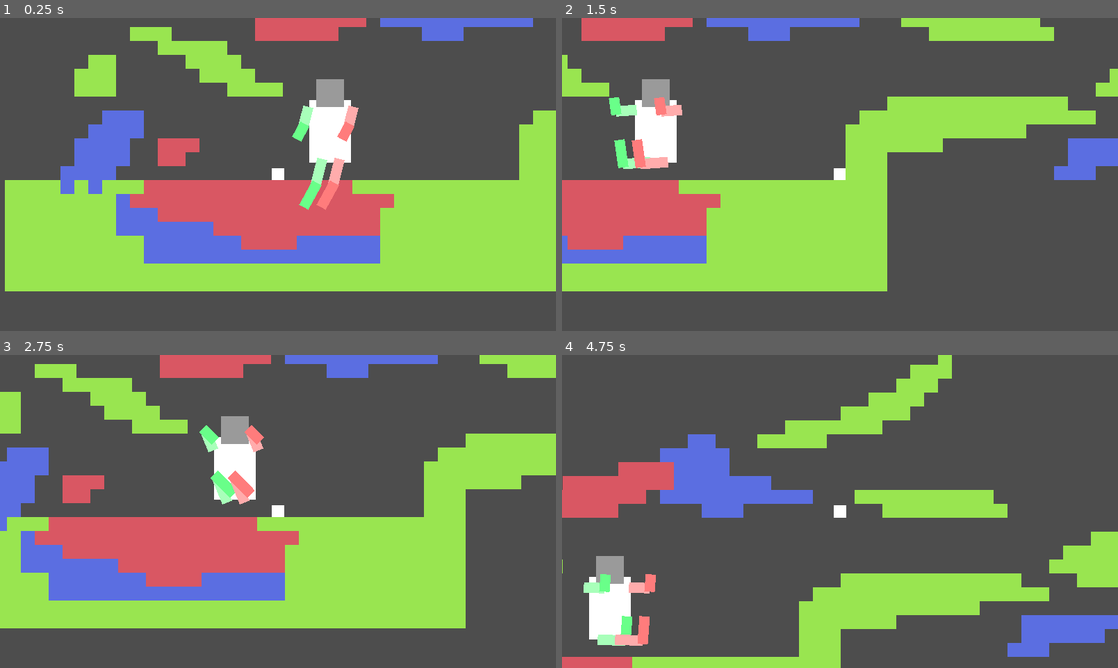
Above: before the commit, frames 1-4 (two rows, left to right).
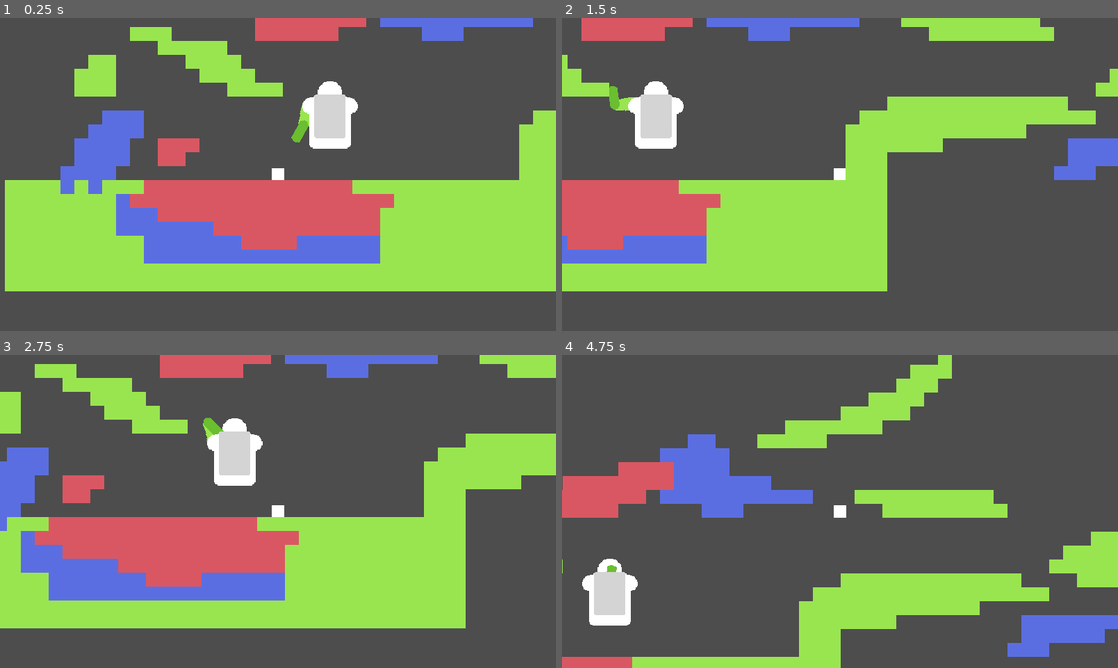
Above: after the commit, the same moments.

Repository: ADON15c/GGJ-2024
Game: Godot game, scene res://Scenes/Game/Game.tscn
Same seed, same stepped clock (60 frames per second), same inputs: the game is played once before the commit and once after it.
Inputs:
- Up to frame 1 (0.25 s): no input
- Up to frame 2 (1.5 s): tap Enter (ui_accept) at 0.5, 0.77 s; hold Right (ui_right) from 0.53 s (still down)
- Up to frame 3 (2.75 s): tap Enter (ui_accept) at 1.52 s; release Right (ui_right) at 2.03 s; hold Left (ui_left) from 2.03 s (still down)
- Up to frame 4 (4.75 s): release Left (ui_left) at 2.78 s; hold Right (ui_right) 2.78-4.28 s; tap Enter (ui_accept) at 3.02, 3.77, 4.52 s; hold Left (ui_left) from 4.28 s (still down)

The runs differ from the first frame. In frame 1, 2.4% of the frame differs, in the area x 52-65%, y 19-62%; in frame 2, 2.2%; in frame 3, 2.0%; in frame 4, 2.1%.

Commit message:
Started astronaut sprite

Diff:
--- a/Scenes/Astronaut/Astronaut.gd
+++ b/Scenes/Astronaut/Astronaut.gd
@@ -1,26 +1,26 @@
 extends Node2D
 
-@onready var left_arm : Polygon2D = $"Body/Left Arm"
-@onready var left_lower_arm : Polygon2D = $"Body/Left Arm/Left Lower Arm"
-@onready var right_arm : Polygon2D = $"Body/Right Arm"
-@onready var right_lower_arm : Polygon2D = $"Body/Right Arm/Right Lower Arm"
+@onready var left_arm : Sprite2D = $"Body/Left Arm"
+@onready var left_lower_arm : Sprite2D = $"Body/Left Arm/Left Lower Arm"
+@onready var right_arm : Sprite2D = $"Body/Right Arm"
+#@onready var right_lower_arm : Polygon2D = $"Body/Right Arm/Right Lower Arm"
 
-@onready var left_leg : Polygon2D = $"Body/Left Leg"
-@onready var left_calf : Polygon2D = $"Body/Left Leg/Left Calf"
-@onready var right_leg : Polygon2D = $"Body/Right Leg"
-@onready var right_calf : Polygon2D = $"Body/Right Leg/Right Calf"
+#@onready var left_leg : Polygon2D = $"Body/Left Leg"
+#@onready var left_calf : Polygon2D = $"Body/Left Leg/Left Calf"
+#@onready var right_leg : Polygon2D = $"Body/Right Leg"
+#@onready var right_calf : Polygon2D = $"Body/Right Leg/Right Calf"
 
-@onready var arms : Array[Polygon2D] = [left_arm, right_arm]
-@onready var lower_arms : Array[Polygon2D] = [left_lower_arm, right_lower_arm]
-@onready var legs : Array[Polygon2D] = [left_leg, right_leg]
-@onready var calves : Array[Polygon2D] = [left_calf, right_calf]
-@onready var limbs : Array[Polygon2D] = [left_arm, right_arm, left_leg, right_leg]
-@onready var lower_limbs : Array[Polygon2D] = [left_lower_arm, right_lower_arm, left_calf, right_calf]
+#@onready var arms : Array[Polygon2D] = [left_arm, right_arm]
+#@onready var lower_arms : Array[Polygon2D] = [left_lower_arm, right_lower_arm]
+#@onready var legs : Array[Polygon2D] = [left_leg, right_leg]
+#@onready var calves : Array[Polygon2D] = [left_calf, right_calf]
+@onready var limbs : Array[Sprite2D] = [left_arm]
+@onready var lower_limbs : Array[Sprite2D] = [left_lower_arm]
 
 
 func _process(delta):
-	for limb : Polygon2D in limbs:
+	for limb : Sprite2D in limbs:
 		limb.transform = limb.transform.rotated_local(delta)
-	for lower_limb : Polygon2D in lower_limbs:
+	for lower_limb : Sprite2D in lower_limbs:
 		lower_limb.transform = lower_limb.transform.rotated_local(delta)
 	pass
--- a/Scenes/Astronaut/Astronaut.tscn
+++ b/Scenes/Astronaut/Astronaut.tscn
@@ -1,62 +1,105 @@
-[gd_scene load_steps=2 format=3 uid="uid://c6gfch3ytf4u5"]
+[gd_scene load_steps=8 format=3 uid="uid://c6gfch3ytf4u5"]
 
 [ext_resource type="Script" path="res://Scenes/Astronaut/Astronaut.gd" id="1_ophbu"]
+[ext_resource type="Texture2D" uid="uid://c6x834mp6pxn5" path="res://Assets/Sprites/Astronaut.png" id="2_1hdqr"]
+[ext_resource type="Texture2D" uid="uid://cikdyej285fo1" path="res://Assets/Sprites/AstronautSpriteSheet.png" id="3_lnqvk"]
+
+[sub_resource type="AtlasTexture" id="AtlasTexture_aukkk"]
+atlas = ExtResource("3_lnqvk")
+region = Rect2(152, 0, 64, 62)
+
+[sub_resource type="AtlasTexture" id="AtlasTexture_pj6b7"]
+atlas = ExtResource("3_lnqvk")
+region = Rect2(0, 0, 28, 27)
+
+[sub_resource type="AtlasTexture" id="AtlasTexture_jlwl7"]
+atlas = ExtResource("3_lnqvk")
+region = Rect2(96, 0, 17, 33)
+
+[sub_resource type="AtlasTexture" id="AtlasTexture_482tb"]
+atlas = ExtResource("3_lnqvk")
+region = Rect2(113, 0, 11, 27)
 
 [node name="Astronaut" type="Node2D"]
 script = ExtResource("1_ophbu")
 
-[node name="Body" type="Polygon2D" parent="."]
+[node name="OldBody" type="Polygon2D" parent="."]
+visible = false
 polygon = PackedVector2Array(-24, 32, 24, 32, 24, -40, -24, -40)
 
-[node name="Head" type="Polygon2D" parent="Body"]
+[node name="Head" type="Polygon2D" parent="OldBody"]
 position = Vector2(0, -48)
 color = Color(0.603922, 0.603922, 0.603922, 1)
 polygon = PackedVector2Array(-16, 16, 16, 16, 16, -16, -16, -16)
 
-[node name="Left Arm" type="Polygon2D" parent="Body"]
+[node name="Left Arm" type="Polygon2D" parent="OldBody"]
 position = Vector2(-26, -28)
 color = Color(0.658824, 1, 0.733333, 1)
 offset = Vector2(-8, 6)
 polygon = PackedVector2Array(14, -10, 2, -10, 2, 14, 14, 14)
 
-[node name="Left Lower Arm" type="Polygon2D" parent="Body/Left Arm"]
+[node name="Left Lower Arm" type="Polygon2D" parent="OldBody/Left Arm"]
 position = Vector2(0, 20)
 color = Color(0.411765, 1, 0.537255, 1)
 offset = Vector2(-2, -16)
 polygon = PackedVector2Array(8, 32, -4, 32, -4, 12, 8, 12)
 
-[node name="Right Arm" type="Polygon2D" parent="Body"]
+[node name="Right Arm" type="Polygon2D" parent="OldBody"]
 position = Vector2(26, -28)
 color = Color(1, 0.678431, 0.678431, 1)
 offset = Vector2(-8, 6)
 polygon = PackedVector2Array(14, -10, 2, -10, 2, 14, 14, 14)
 
-[node name="Right Lower Arm" type="Polygon2D" parent="Body/Right Arm"]
+[node name="Right Lower Arm" type="Polygon2D" parent="OldBody/Right Arm"]
 position = Vector2(0, 20)
 color = Color(1, 0.490196, 0.490196, 1)
 offset = Vector2(-2, -16)
 polygon = PackedVector2Array(8, 32, -4, 32, -4, 12, 8, 12)
 
-[node name="Left Leg" type="Polygon2D" parent="Body"]
+[node name="Left Leg" type="Polygon2D" parent="OldBody"]
 position = Vector2(-10, 32)
 color = Color(0.658824, 1, 0.733333, 1)
 offset = Vector2(-6, 8)
 polygon = PackedVector2Array(12, -12, 0, -12, 0, 20, 12, 20)
 
-[node name="Left Calf" type="Polygon2D" parent="Body/Left Leg"]
+[node name="Left Calf" type="Polygon2D" parent="OldBody/Left Leg"]
 position = Vector2(0, 28)
 color = Color(0.411765, 1, 0.537255, 1)
 offset = Vector2(-6, 8)
 polygon = PackedVector2Array(12, -12, 0, -12, 0, 20, 12, 20)
 
-[node name="Right Leg" type="Polygon2D" parent="Body"]
+[node name="Right Leg" type="Polygon2D" parent="OldBody"]
 position = Vector2(10, 32)
 color = Color(1, 0.678431, 0.678431, 1)
 offset = Vector2(-6, 8)
 polygon = PackedVector2Array(12, -12, 0, -12, 0, 20, 12, 20)
 
-[node name="Right Calf" type="Polygon2D" parent="Body/Right Leg"]
+[node name="Right Calf" type="Polygon2D" parent="OldBody/Right Leg"]
 position = Vector2(0, 28)
 color = Color(1, 0.490196, 0.490196, 1)
 offset = Vector2(-6, 8)
 polygon = PackedVector2Array(12, -12, 0, -12, 0, 20, 12, 20)
+
+[node name="FullBody" type="Sprite2D" parent="."]
+visible = false
+texture = ExtResource("2_1hdqr")
+
+[node name="Body" type="Sprite2D" parent="."]
+position = Vector2(0, -15)
+texture = SubResource("AtlasTexture_aukkk")
+
+[node name="Head" type="Sprite2D" parent="Body"]
+z_index = -1
+position = Vector2(0, -33)
+texture = SubResource("AtlasTexture_pj6b7")
+
+[node name="Left Arm" type="Sprite2D" parent="Body"]
+z_index = -1
+position = Vector2(-23, -19)
+texture = SubResource("AtlasTexture_jlwl7")
+offset = Vector2(-0.5, 8.5)
+
+[node name="Left Lower Arm" type="Sprite2D" parent="Body/Left Arm"]
+position = Vector2(-1.5, 24)
+texture = SubResource("AtlasTexture_482tb")
+offset = Vector2(0, 8.5)
--- a/project.godot
+++ b/project.godot
@@ -22,3 +22,7 @@
 window/size/window_width_override=1280
 window/size/window_height_override=720
 window/stretch/mode="canvas_items"
+
+[rendering]
+
+textures/canvas_textures/default_texture_filter=0
Not shown, added: Assets/Sprites/Astronaut.png.import
Not shown, added: Assets/Sprites/AstronautSpriteSheet.png.import
